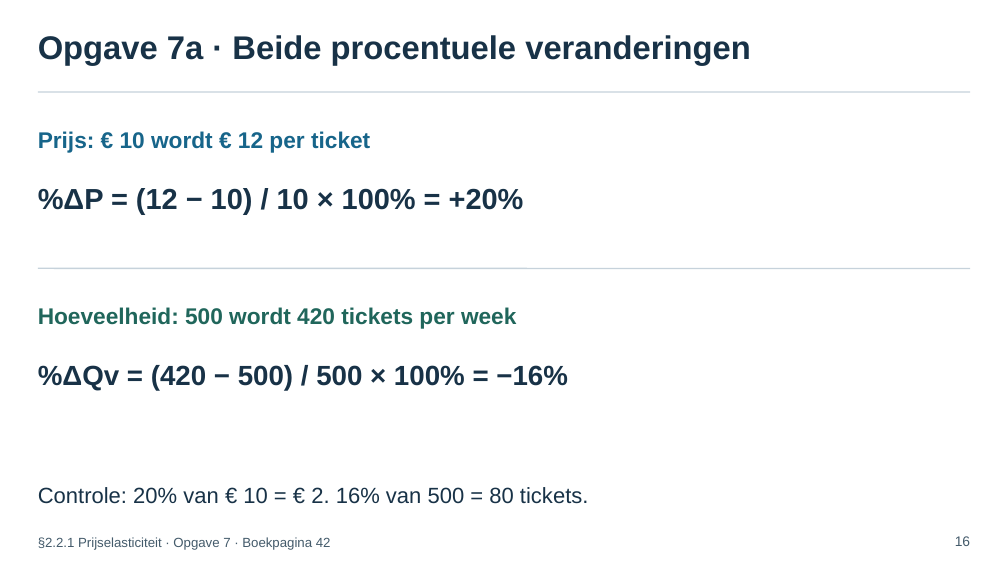
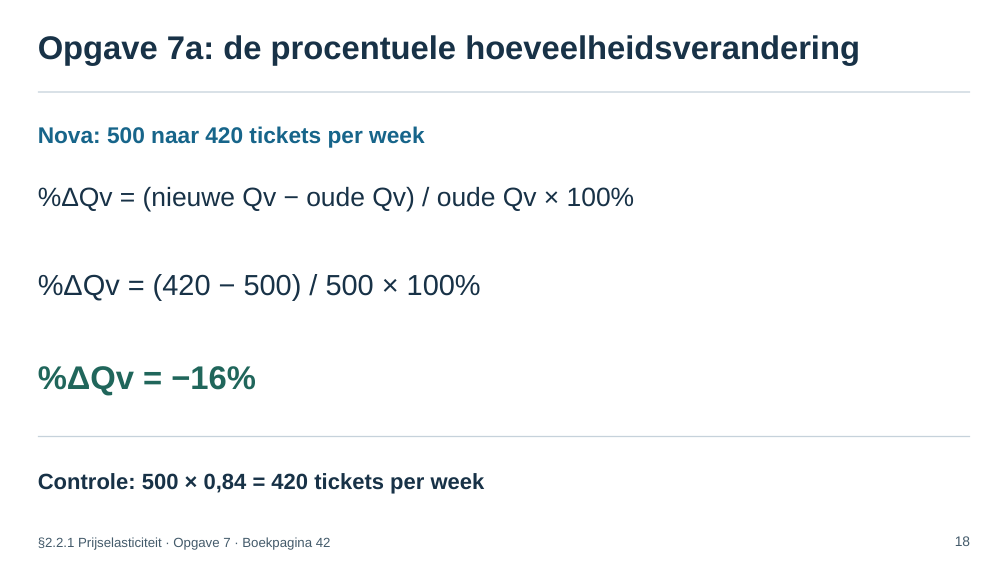
Before and after one commit to meijer1973/4veco-lessen, a slide deck: slide 18 of Boek 2 - Kosten, opbrengsten, elasticiteit en surplus/edities/chat-2026/bronnen/H2/paragrafen/2.2.1 Prijselasticiteit/2.2.1 Prijselasticiteit – presentatie.pptx (slide 16 before the commit). Drawn at 1008x567 pixels with LibreOffice and Linux fonts; fonts in the diff are those of the drawing. Boxes give left, top, right and bottom in pixels: in the first picture for what was removed or moved away, otherwise in the second. Text is boxed around its words. In the diff, an @@ line names an element or a change of style, - is before the commit and + after.

```diff
--- a/Boek 2 - Kosten, opbrengsten, elasticiteit en surplus/edities/chat-2026/bronnen/H2/paragrafen/2.2.1 Prijselasticiteit/2.2.1 Prijselasticiteit – presentatie.pptx
+++ b/Boek 2 - Kosten, opbrengsten, elasticiteit en surplus/edities/chat-2026/bronnen/H2/paragrafen/2.2.1 Prijselasticiteit/2.2.1 Prijselasticiteit – presentatie.pptx
@@ text at (x1=38, y1=35, x2=860, y2=66): text changed @@
-Opgave 7a · Beide procentuele veranderingen
+Opgave 7a: de procentuele hoeveelheidsverandering
@@ text at (x1=38, y1=126, x2=424, y2=147): text changed @@
-Prijs: € 10 wordt € 12 per ticket
+Nova: 500 naar 420 tickets per week
@@ text at (x1=38, y1=187, x2=635, y2=211): text changed; size 34.5 to 31.5 pt; bold off @@
-%ΔP = (12 − 10) / 10 × 100% = +20%
+%ΔQv = (nieuwe Qv − oude Qv) / oude Qv × 100%
@@ text at (x1=38, y1=274, x2=481, y2=300): text changed; size 33 to 34.5 pt; bold off @@
-%ΔQv = (420 − 500) / 500 × 100% = −16%
+%ΔQv = (420 − 500) / 500 × 100%
@@ text at (x1=38, y1=366, x2=256, y2=396): text changed; size 27 to 39 pt @@
-Hoeveelheid: 500 wordt 420 tickets per week
+%ΔQv = −16%
@@ line moved from (37, 268) - (970, 268) to (37, 437) - (970, 437) @@
@@ text at (x1=38, y1=473, x2=485, y2=494): text changed; bold on @@
-Controle: 20% van € 10 = € 2. 16% van 500 = 80 tickets.
+Controle: 500 × 0,84 = 420 tickets per week
```
Also in this commit, not shown: 15 other slides changed, 8 slides added, 6 slides removed, 12 other files.
